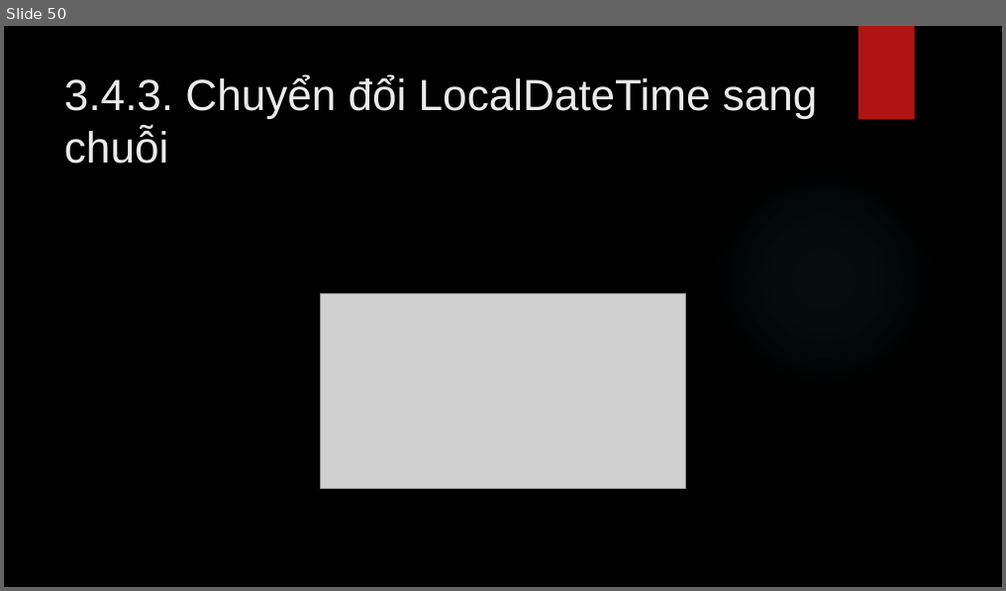
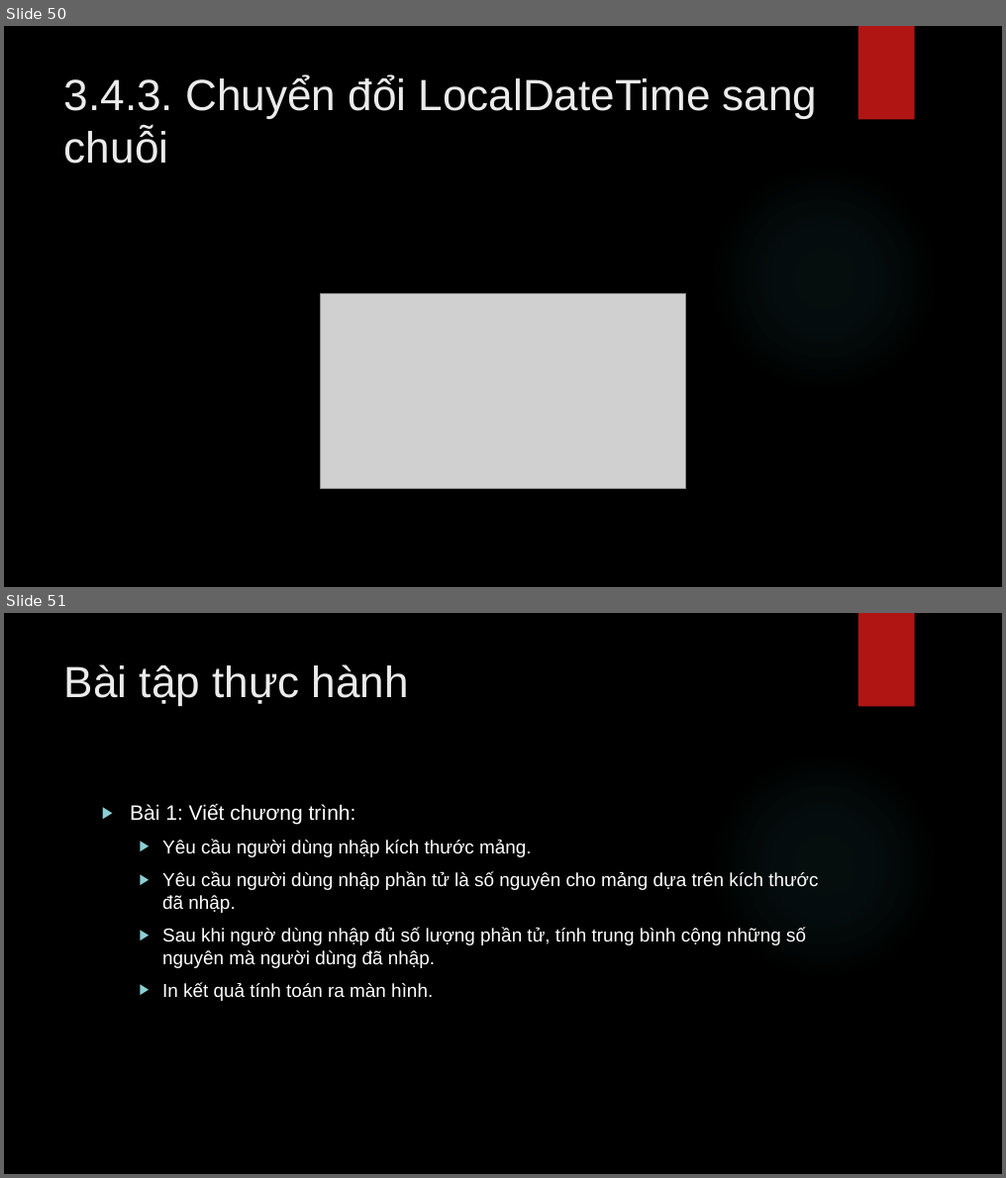
Before and after one commit to lequochai26/GDUTraining_Basic_Java_Web_Development, a slide deck: Slides/Day_4_2.pptx. Shown one above the other, each under a label of ours: slide 50 before the commit, slides 50 and 51 after it. The pictures are 1006x591 and 1006x1178 pixels, drawn with LibreOffice and Linux fonts; fonts in the diff are those of the drawing; grey boxes stand for pictures; background and template pictures are left out. Boxes give left, top, right and bottom in pixels: in the first picture for what was removed or moved away, otherwise in the second. Text is boxed around its words. In the diff, an @@ line names an element or a change of style, - is before the commit and + after.

```diff
--- a/Slides/Day_4_2.pptx
+++ b/Slides/Day_4_2.pptx
@@ slide 51 added at <box>4,613,1002,1174</box>, background picture (left out); not listed: 2 template elements that a slide beside it also shows @@
@@ title added at <box>64,664,409,705</box>, 42 pt, text #EBEBEB @@
+Bài tập thực hành
@@ text added at <box>130,804,818,1001</box>, 18 pt, text #FFFFFF @@
+▶ Bài 1: Viết chương trình:
+  ▶ Yêu cầu người dùng nhập kích thước mảng.
+  ▶ Yêu cầu người dùng nhập phần tử là số nguyên cho mảng dựa trên kích thước đã nhập.
+  ▶ Sau khi ngườ dùng nhập đủ số lượng phần tử, tính trung bình cộng những số nguyên mà người dùng đã nhập.
+  ▶ In kết quả tính toán ra màn hình.
```
Also in this commit, not shown: 11 other slides added.
